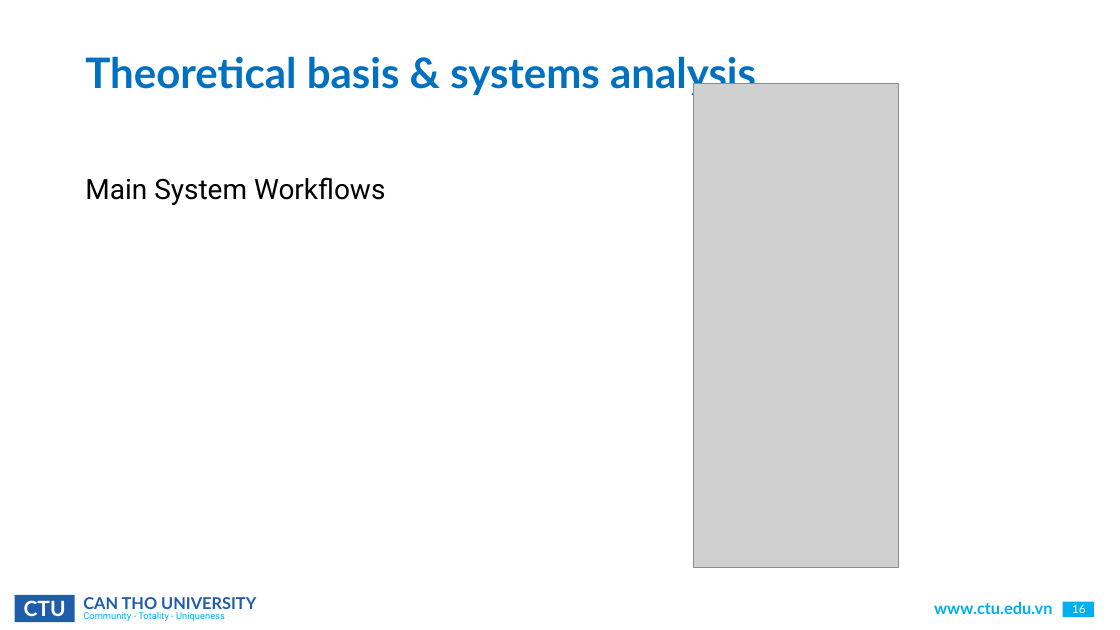
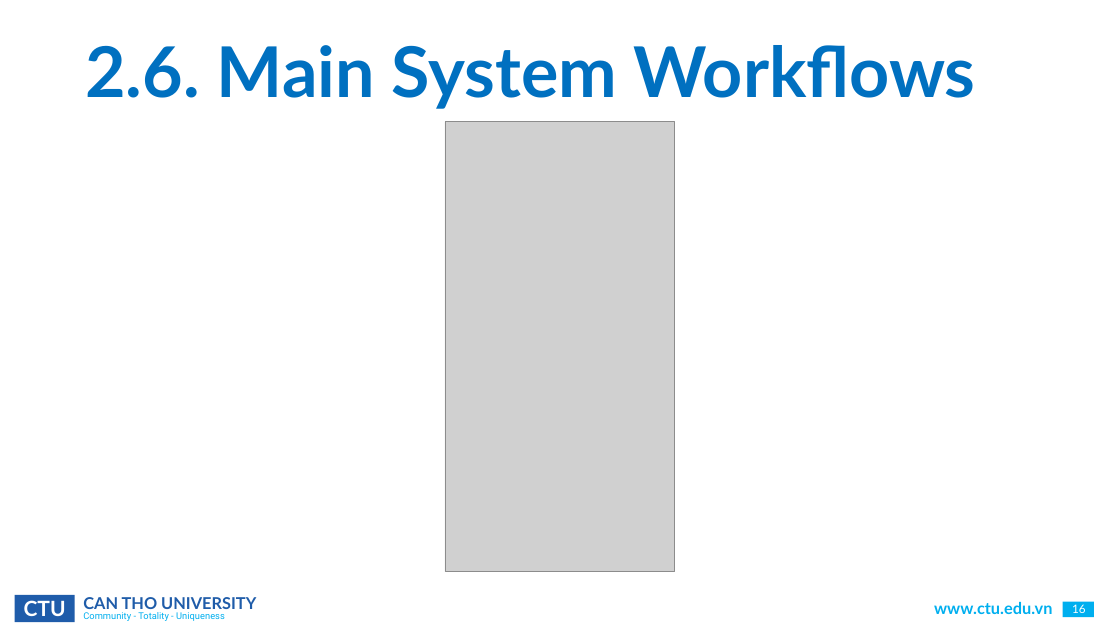
Before and after one commit to CommonHouseCat/fungiscan-mushroom-identifier, a slide deck: slide 16 of Báo cáo/ThesisReport.pptx. Drawn at 1120x630 pixels with LibreOffice and Linux fonts; fonts in the diff are those of the drawing; grey boxes stand for pictures; background and template pictures are left out. Boxes give left, top, right and bottom in pixels: in the first picture for what was removed or moved away, otherwise in the second. Text is boxed around its words. In the diff, an @@ line names an element or a change of style, - is before the commit and + after.

```diff
--- a/Báo cáo/ThesisReport.pptx
+++ b/Báo cáo/ThesisReport.pptx
@@ title at bbox=[85, 45, 976, 109]: text changed; size 36 to 60 pt @@
-Theoretical basis & systems analysis
+2.6. Main System Workflows
@@ picture: place and size @@
-picture at bbox=[693, 84, 899, 568]
+picture at bbox=[445, 122, 676, 572]
@@ text removed at bbox=[85, 177, 385, 205] @@
-Main System Workflows
```
Also in this commit, not shown: 19 other slides changed, 1 slide added.
